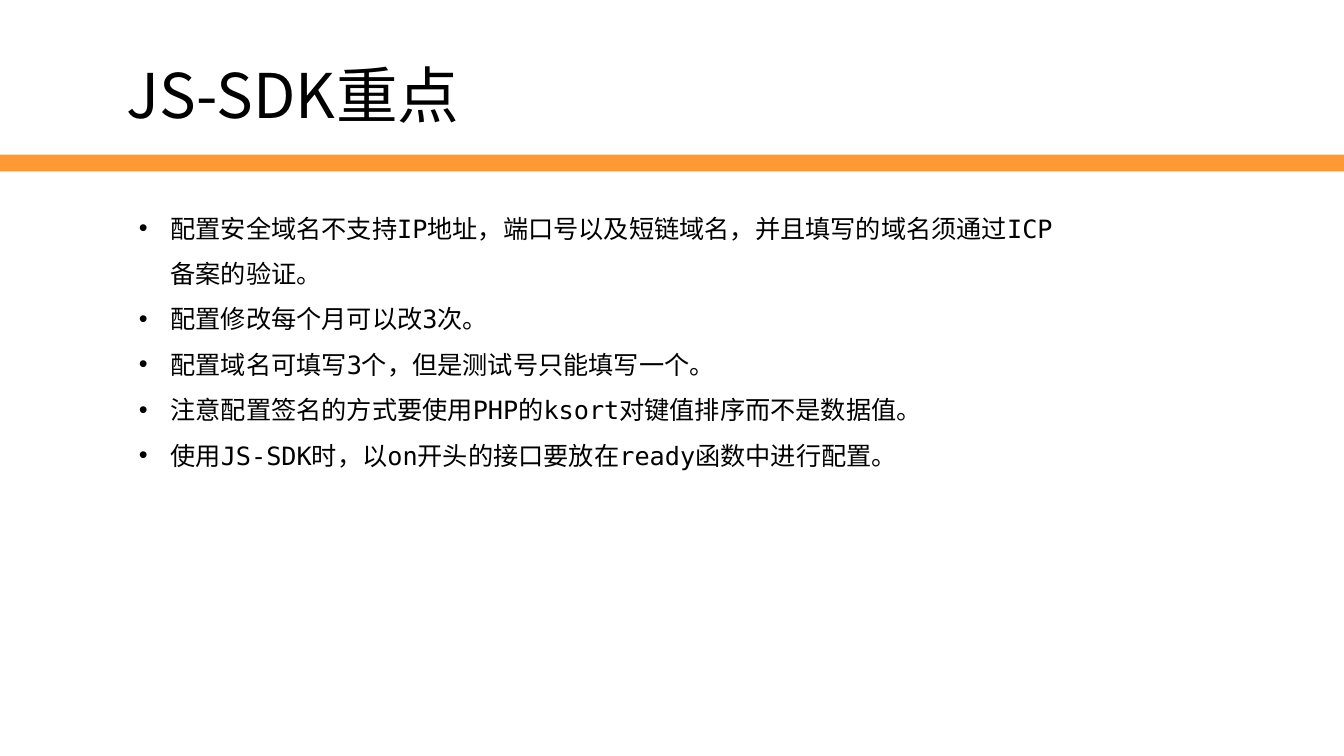
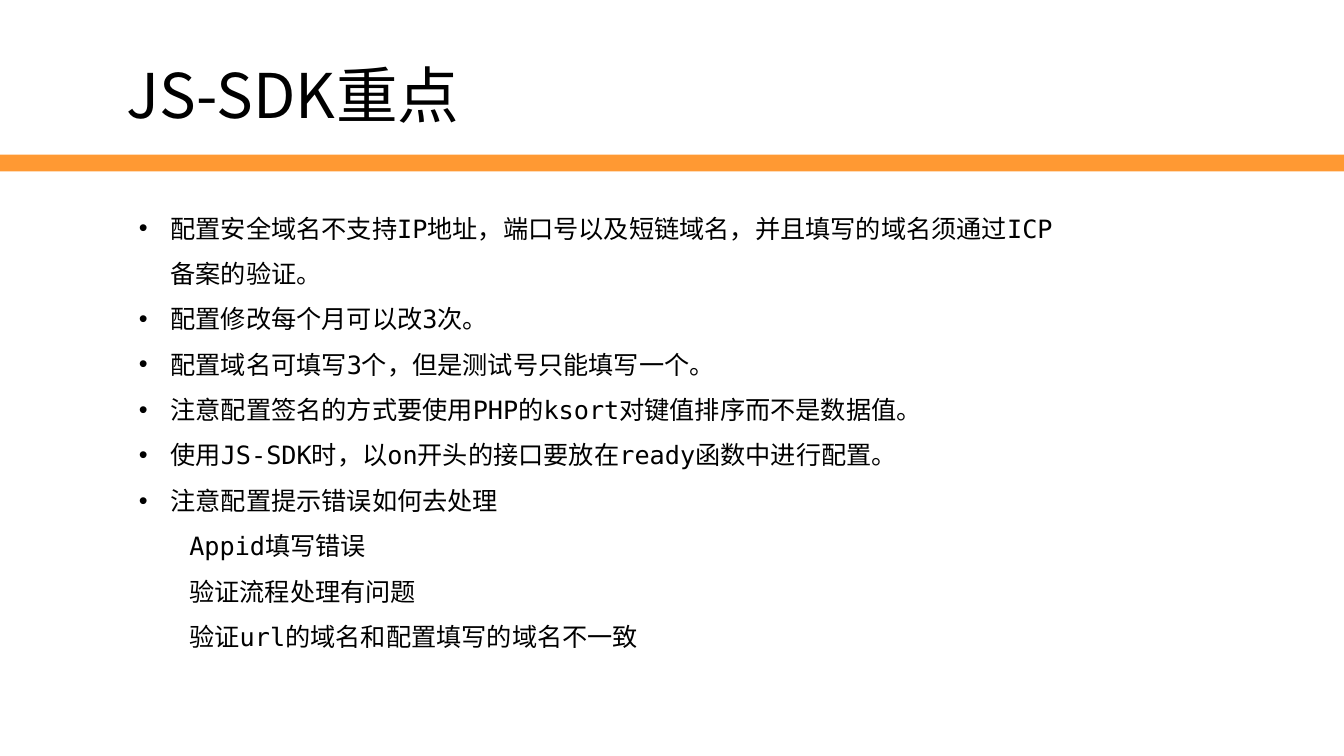
Before and after one commit to edu2act/2017-2018_1st_Wechat_Web_Programming, a slide deck: slide 10 of meterials/slides/ch12-revise-and-think.pptx. Drawn at 1344x756 pixels with LibreOffice and Linux fonts; fonts in the diff are those of the drawing; background and template pictures are left out. Boxes give left, top, right and bottom in pixels: in the first picture for what was removed or moved away, otherwise in the second. Text is boxed around its words. In the diff, an @@ line names an element or a change of style, - is before the commit and + after.

```diff
--- a/meterials/slides/ch12-revise-and-think.pptx
+++ b/meterials/slides/ch12-revise-and-think.pptx
@@ text at box(170, 488, 638, 648): paragraphs added @@
+• 注意配置提示错误如何去处理
+  Appid填写错误
+  验证流程处理有问题
+  验证url的域名和配置填写的域名不一致
```
Also in this commit, not shown: 1 other slide changed, 5 slides added, 2 slides removed, 3 other files.
